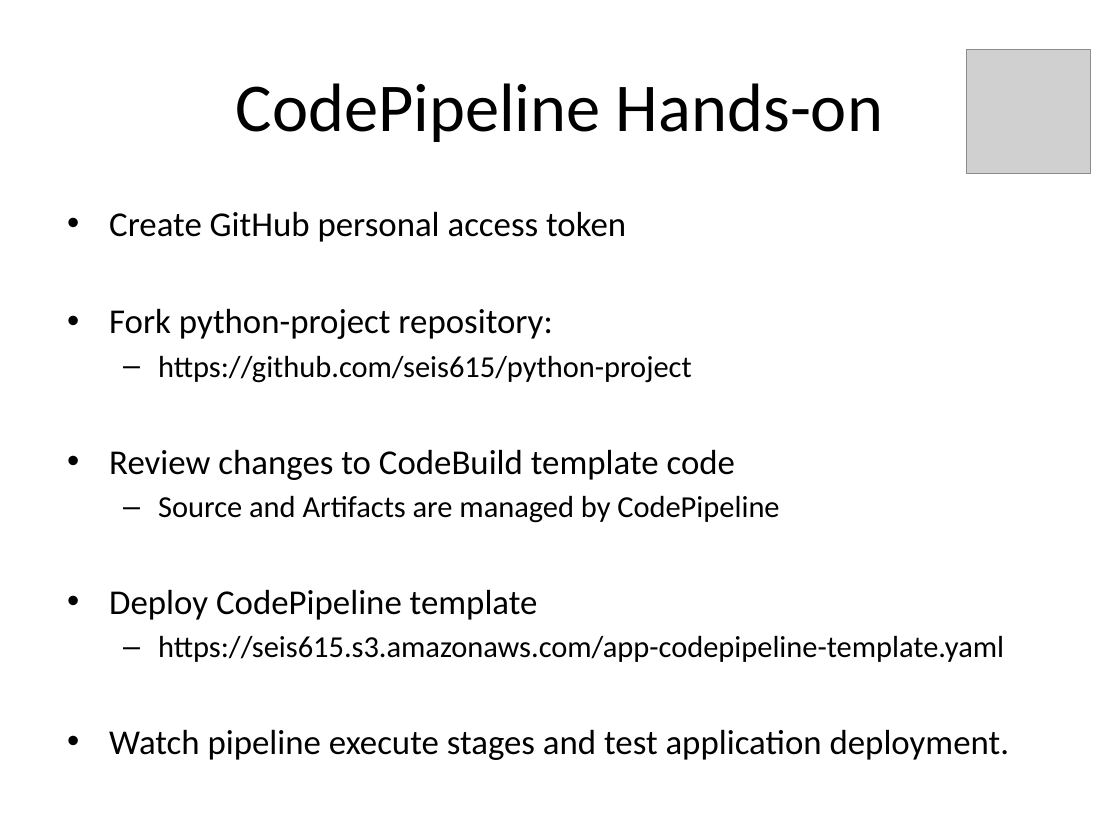
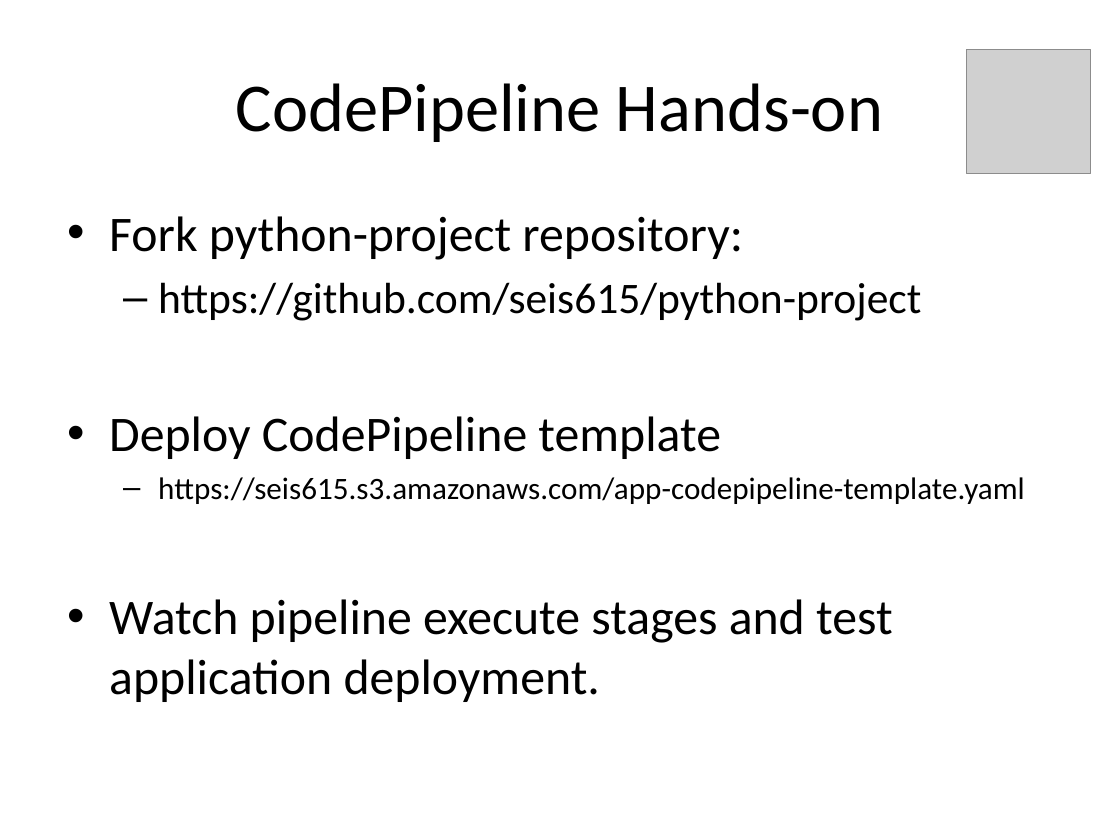
Before and after one commit to jasondbaker/infrastructure-class, a slide deck: slide 41 of lectures/infrastructure-week-10.pptx. Drawn at 1120x840 pixels with LibreOffice and Linux fonts; fonts in the diff are those of the drawing; grey boxes stand for pictures. Boxes give left, top, right and bottom in pixels: in the first picture for what was removed or moved away, otherwise in the second. Text is boxed around its words. In the diff, an @@ line names an element or a change of style, - is before the commit and + after.

```diff
--- a/lectures/infrastructure-week-10.pptx
+++ b/lectures/infrastructure-week-10.pptx
@@ text "Fork python-project repository:" at (109,216,1025,702): size 22.4 to 32 pt in "Fork python-project repository:", "Deploy CodePipeline template", "Watch pipeline execute stages and test application ..."; size 19.6 to 28 pt in "https://github.com/seis615/python-project"; size 19.6 to 20 pt in "https://seis615.s3.amazonaws.com/app-codepipeline-template.y ..."; more space between paragraphs @@
@@ text at (109,211,626,242): paragraph removed @@
-• Create GitHub personal access token
@@ text at (109,449,779,523): paragraphs removed @@
-• Review changes to CodeBuild template code
-  – Source and Artifacts are managed by CodePipeline
```
Also in this commit, not shown: 1 other slide changed, 1 other file.
